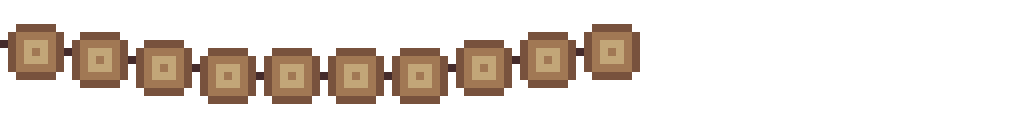
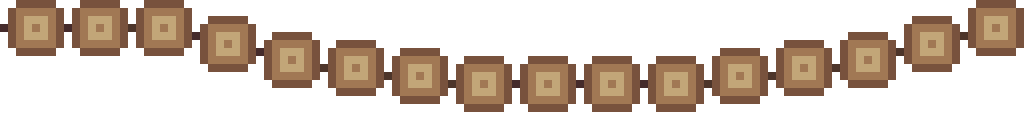
Before/after of a w=1024, h=128 layered artwork. What changed in the layer stack:
painted on "Layer 1" over [0, 0, 1024, 112]
